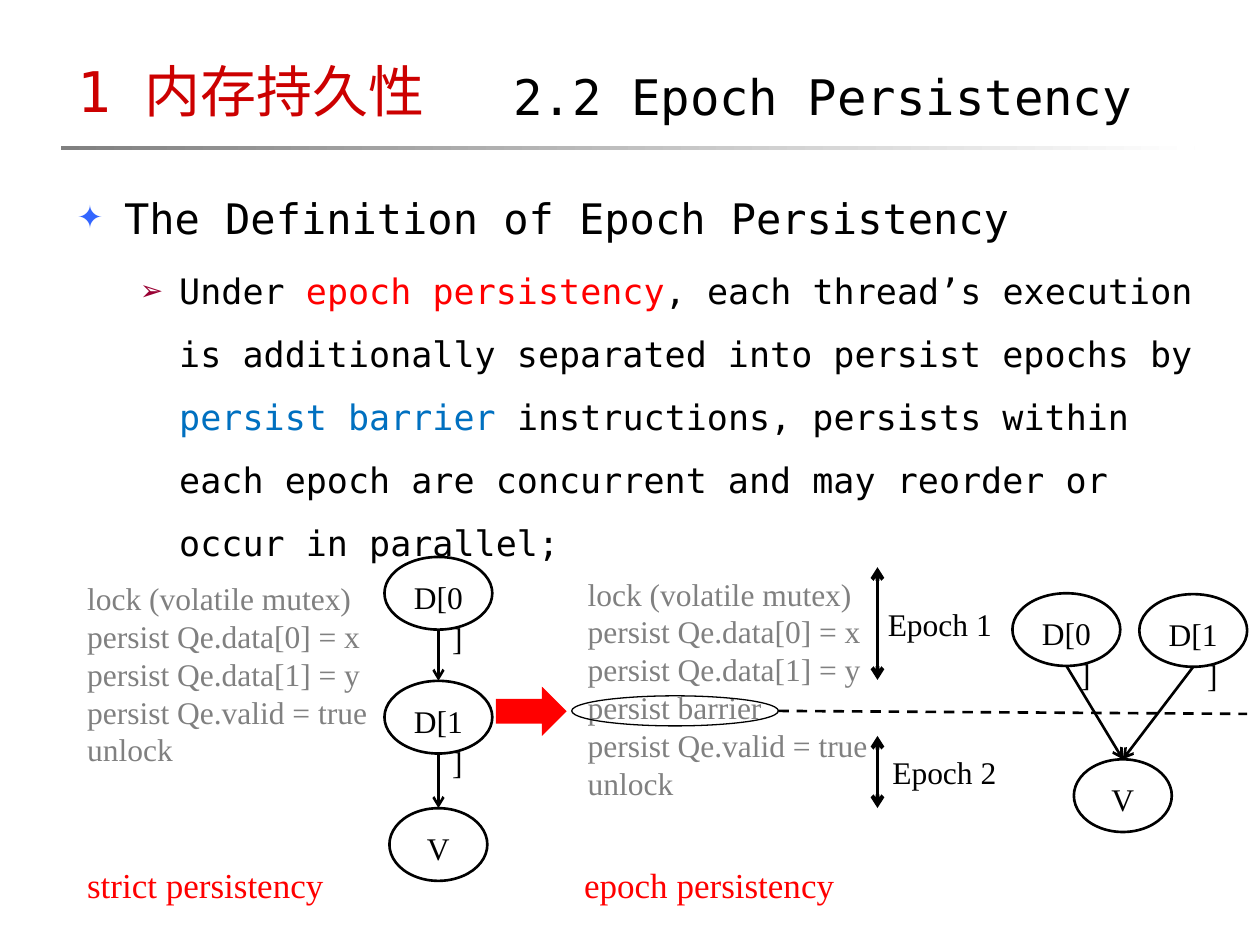
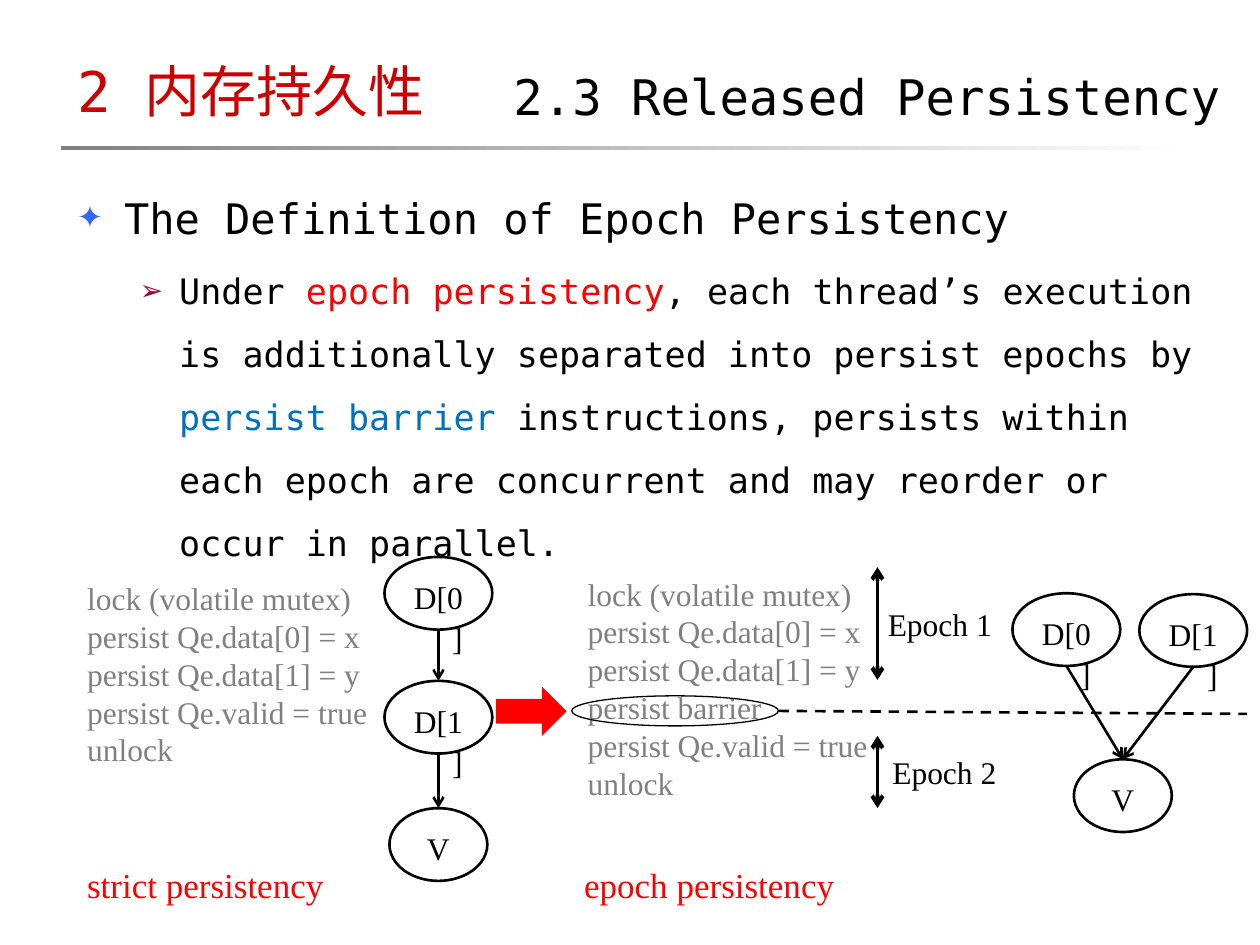
Before and after one commit to maokelong/CSDN-maokelong95, a slide deck: slide 25 of 共享资源/「2018-06-08」Memory Consistency, Memory Persistency.pptx. Drawn at 1260x945 pixels with LibreOffice and Linux fonts; fonts in the diff are those of the drawing; background and template pictures are left out. Boxes give left, top, right and bottom in pixels: in the first picture for what was removed or moved away, otherwise in the second. Text is boxed around its words. In the diff, an @@ line names an element or a change of style, - is before the commit and + after.

Commit message:
更新：内存模型系列（下）
PPT 替换成新版式

```diff
--- a/共享资源/「2018-06-08」Memory Consistency, Memory Persistency.pptx
+++ b/共享资源/「2018-06-08」Memory Consistency, Memory Persistency.pptx
@@ title at (x1=77, y1=65, x2=425, y2=117): text changed @@
-1 内存持久性
+2 内存持久性
@@ text at (x1=513, y1=77, x2=1220, y2=126): text changed @@
-2.2 Epoch Persistency
+2.3 Released Persistency
@@ text at (x1=179, y1=277, x2=1193, y2=564): text changed @@
-  ➢ Under epoch persistency, each thread’s execution is additionally separated into persist epochs by persist barrier instructions, persists within each epoch are concurrent and may reorder or occur in parallel;
+  ➢ Under epoch persistency, each thread’s execution is additionally separated into persist epochs by persist barrier instructions, persists within each epoch are concurrent and may reorder or occur in parallel.
```
Also in this commit, not shown: 10 other slides changed, 1 other file.
